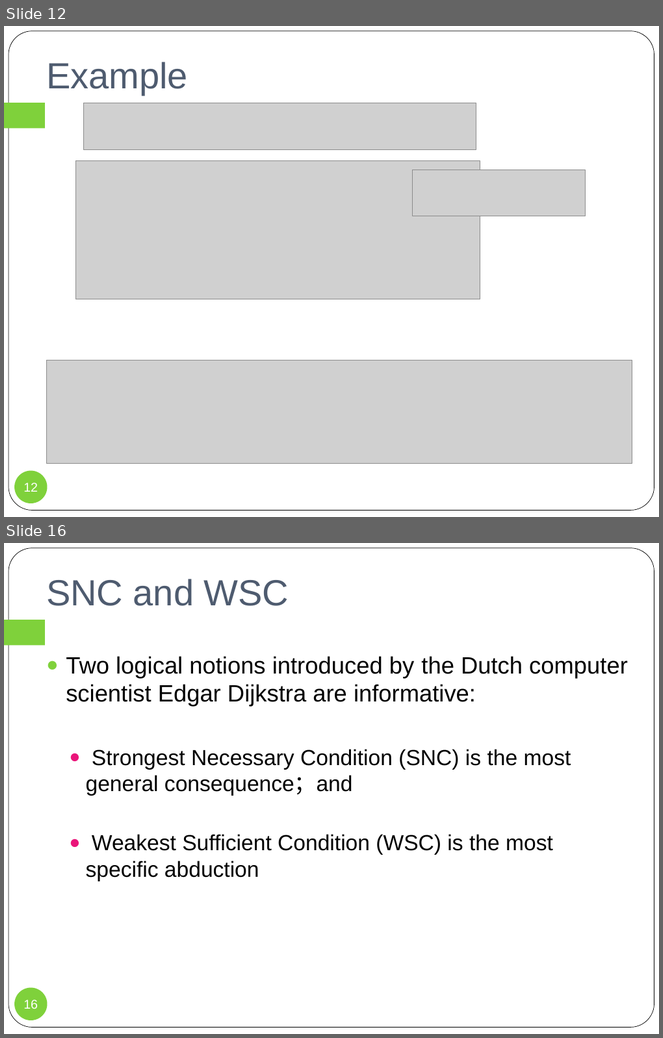
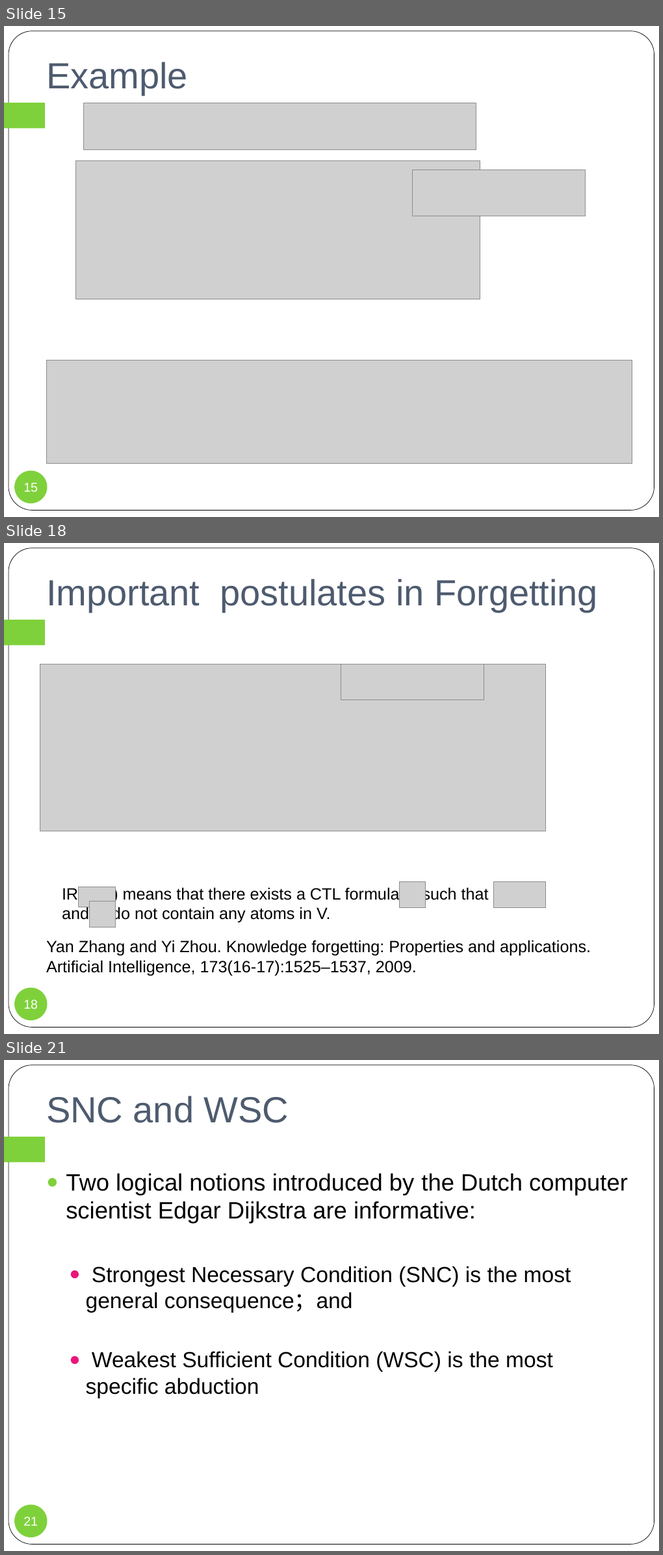
Before and after one commit to fengrenyan/fry, a slide deck: DC/SNC and WSC.pptx. Shown one above the other, each under a label of ours: slides 12 and 16 before the commit, slides 15, 18 and 21 after it; the slides between them are not shown. The pictures are 663x1038 and 663x1555 pixels, drawn with LibreOffice and Linux fonts; fonts in the diff are those of the drawing; grey boxes stand for pictures. Boxes give left, top, right and bottom in pixels: in the first picture for what was removed or moved away, otherwise in the second. Text is boxed around its words. In the diff, an @@ line names an element or a change of style, - is before the commit and + after.

```diff
--- a/DC/SNC and WSC.pptx
+++ b/DC/SNC and WSC.pptx
@@ slide 18 added at (4, 543, 659, 1034), background #FFFFFF; not listed: 2 template elements that a slide beside it also shows @@
@@ title added at (46, 579, 598, 612), 40 pt, text #4E5B6F @@
+Important postulates in Forgetting
@@ picture added at (40, 664, 546, 831) @@
@@ picture added at (341, 664, 484, 700) @@
@@ text added at (62, 887, 400, 923), 18 pt, text #000000 @@
+IR( ,V) means that there exists a CTL formula such that and do not contain any atoms in V.
@@ picture added at (78, 887, 115, 907) @@
@@ picture added at (400, 882, 426, 908) @@
@@ picture added at (493, 882, 546, 908) @@
@@ picture added at (89, 901, 115, 928) @@
@@ text added at (46, 940, 591, 976), 18 pt, text #000000 @@
+Yan Zhang and Yi Zhou. Knowledge forgetting: Properties and applications. Artificial Intelligence, 173(16-17):1525–1537, 2009.
@@ page number added at (14, 988, 48, 1021), fill #7FD13B, 14 pt, text #FFFFFF @@
+18
@@ what was slide 12 is now slide 15 @@
@@ page number at (24, 483, 38, 492): text changed @@
-12
+15
@@ what was slide 16 is now slide 21 @@
@@ page number at (24, 1517, 38, 1526): text changed @@
-16
+21
```
Also in this commit, not shown: 8 slides changed, 11 other slides added, 11 slides removed, 17 other files.
